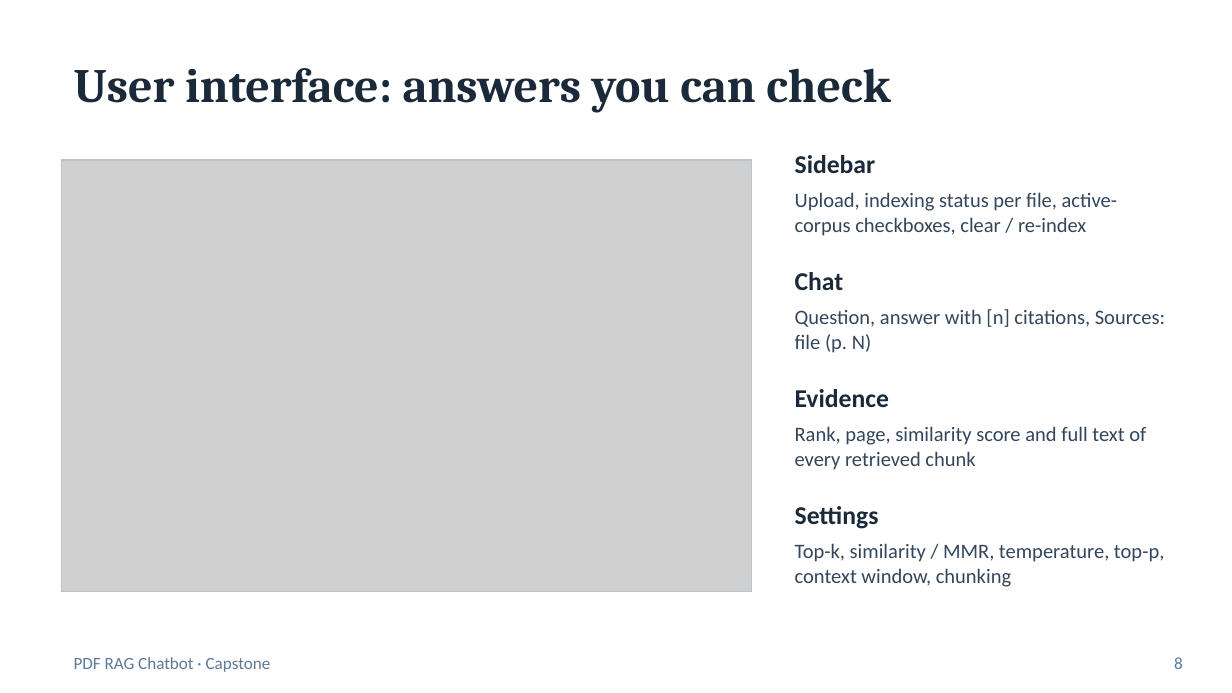
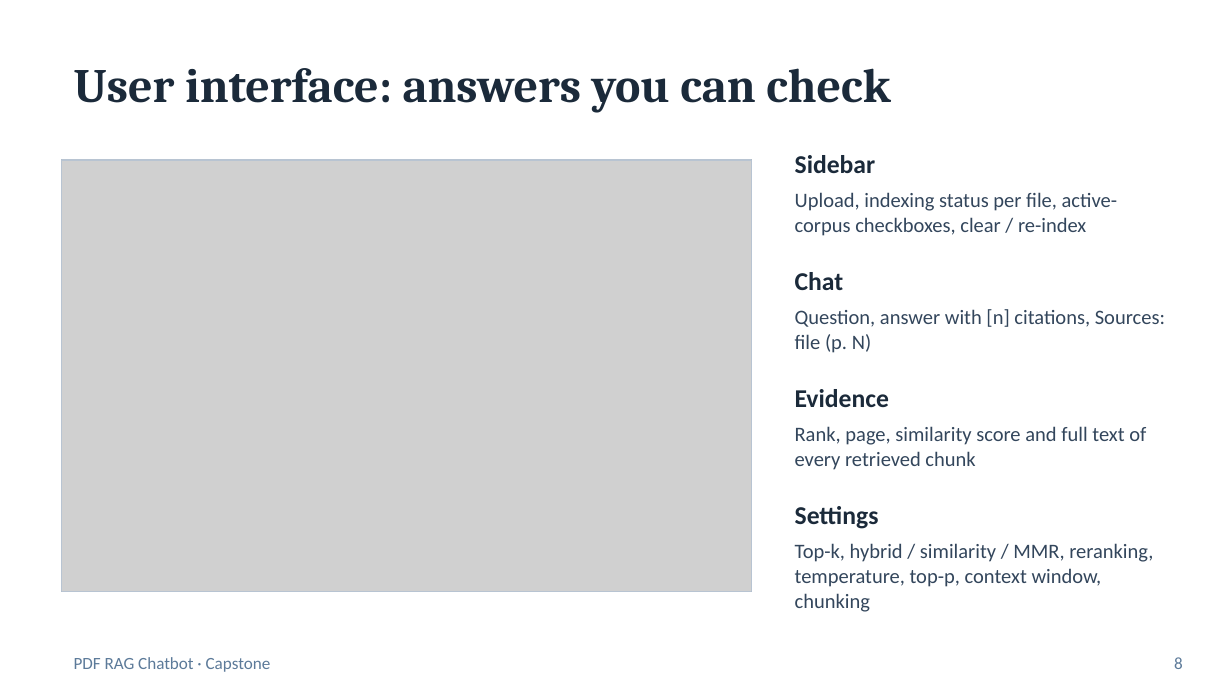
Before and after one commit to sabareesh-r23/pdf-rag-chatbot-old, a slide deck: slide 8 of docs/presentation/RAG_PDF_Chatbot_Capstone.pptx. Drawn at 1232x693 pixels with LibreOffice and Linux fonts; fonts in the diff are those of the drawing; grey boxes stand for pictures. Boxes give left, top, right and bottom in pixels: in the first picture for what was removed or moved away, otherwise in the second. Text is boxed around its words. In the diff, an @@ line names an element or a change of style, - is before the commit and + after.

```diff
--- a/docs/presentation/RAG_PDF_Chatbot_Capstone.pptx
+++ b/docs/presentation/RAG_PDF_Chatbot_Capstone.pptx
@@ text at (795, 543, 1153, 612): text changed @@
-Top-k, similarity / MMR, temperature, top-p, context window, chunking
+Top-k, hybrid / similarity / MMR, reranking, temperature, top-p, context window, chunking
```
Also in this commit, not shown: 6 other slides changed, 29 other files.
